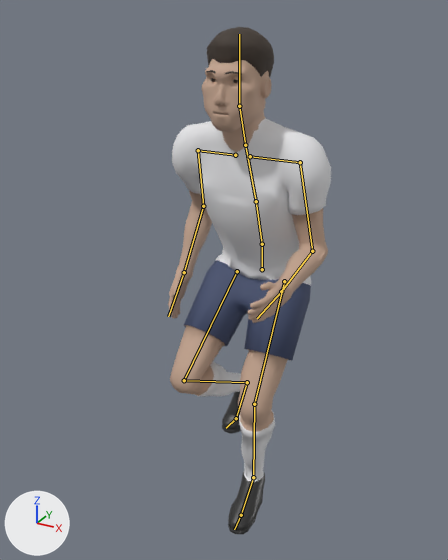
Two versions of the Blender file assets/figure/figure.blend, one commit apart.
One viewpoint serves both versions: a camera (50 mm lens) standing at (0.88, -1.87, 1.769) and looking at (-0.042, -0.195, 0.932). Every picture has the same lights, and +X, +Y and +Z are marked at lower left. The picture after the commit comes second. Both versions are drawn at frame 44 of the action 'cut_R'; the numbers are the values there. The bones that bend it are drawn over the model as lines.

In view in the first picture: 'body', 'eyes', 'hair_short'.
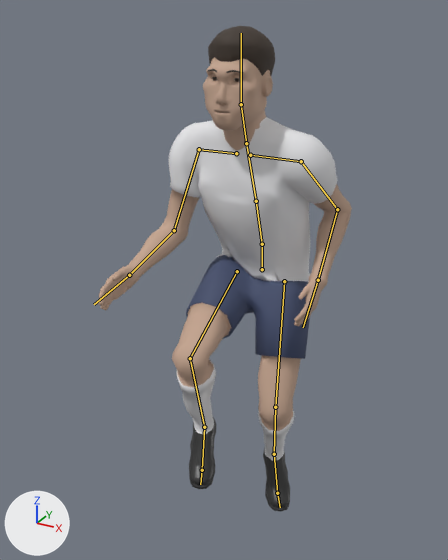
Pixel boxes [x1, y1, x2, y2] of what changed, in the pictures (448 x 560 px):
```json
{"object": "body", "change": "posed", "before": [168, 59, 331, 534], "after": [99, 57, 352, 511], "on screen": "55% wider"}
{"object": "hair_short", "change": "posed", "before": [206, 27, 274, 77], "after": [207, 26, 275, 76]}
{"object": "eyes", "change": "posed", "before": [210, 78, 240, 83], "after": [212, 77, 242, 82]}
{"bone": "upper_arm_L", "before": "(300, 162) to (312, 251)", "after": "(301, 161) to (337, 209)"}
{"bone": "upper_arm_R", "before": "(198, 150) to (203, 206)", "after": "(199, 149) to (174, 230)"}
{"bone": "thigh_L", "before": "(284, 281) to (254, 404)", "after": "(284, 281) to (275, 407)"}
{"bone": "shin_L", "before": "(254, 404) to (253, 477)", "after": "(275, 407) to (274, 454)"}
{"bone": "foot_L", "before": "(253, 477) to (241, 515)", "after": "(274, 454) to (277, 493)"}
{"bone": "toe_L", "before": "(241, 515) to (234, 529)", "after": "(277, 493) to (280, 507)"}
{"bone": "thigh_R", "before": "(237, 271) to (184, 380)", "after": "(237, 271) to (190, 358)"}
{"bone": "shin_R", "before": "(184, 380) to (247, 382)", "after": "(190, 358) to (204, 427)"}
{"bone": "foot_R", "before": "(247, 382) to (236, 418)", "after": "(204, 427) to (202, 470)"}
{"bone": "toe_R", "before": "(236, 418) to (226, 428)", "after": "(202, 470) to (200, 484)"}
```

Scene script edits in JSON lines:
```json
{"block": "bone_spine", "where": "bone_spine = bpy.data.objects['rig'].pose.bones['spine']  # child of 'hips'"}
{"op": "set", "path": "bone_spine.rotation_quaternion", "old": "(0.993, 0.122, 0.0, 0.0)", "new": "(0.994, 0.113, 0.0, 0.0)", "note": "degrees (14, 0, 0) -> degrees (13, 0, 0)"}
{"block": "bone_upper_arm_l", "where": "bone_upper_arm_l = bpy.data.objects['rig'].pose.bones['upper_arm_L']  # child of 'shoulder_L'"}
{"op": "set", "path": "bone_upper_arm_l.rotation_quaternion", "old": "(0.938, 0.161, -0.07, -0.298)", "new": "(0.941, -0.164, 0.103, -0.276)", "note": "degrees (20, -2, -36) -> degrees (-22, 6, -34)"}
{"block": "bone_upper_arm_r", "where": "bone_upper_arm_r = bpy.data.objects['rig'].pose.bones['upper_arm_R']  # child of 'shoulder_R'"}
{"op": "set", "path": "bone_upper_arm_r.rotation_quaternion", "old": "(0.96, -0.041, -0.076, 0.267)", "new": "(0.922, 0.278, 0.107, 0.247)", "note": "degrees (-7, -7, 32) -> degrees (34, 3, 31)"}
{"block": "bone_thigh_l", "where": "bone_thigh_l = bpy.data.objects['rig'].pose.bones['thigh_L']  # child of 'hips'"}
{"op": "set", "path": "bone_thigh_l.rotation_quaternion", "old": "(0.942, -0.323, -0.084, 0.02)", "new": "(0.942, -0.282, -0.182, -0.027)", "note": "degrees (-38, -8, 5) -> degrees (-34, -21, 3)"}
{"block": "bone_shin_l", "where": "bone_shin_l = bpy.data.objects['rig'].pose.bones['shin_L']  # child of 'thigh_L'"}
{"op": "set", "path": "bone_shin_l.rotation_quaternion", "old": "(0.927, 0.374, -0.002, -0.005)", "new": "(0.887, 0.461, -0.003, -0.005)", "note": "degrees (44, 0, -1) -> degrees (55, 0, -1)"}
{"block": "bone_foot_l", "where": "bone_foot_l = bpy.data.objects['rig'].pose.bones['foot_L']  # child of 'shin_L'"}
{"op": "set", "path": "bone_foot_l.rotation_quaternion", "old": "(0.998, -0.049, 0.045, 0.012)", "new": "(0.993, -0.089, -0.048, -0.064)", "note": "degrees (-6, 5, 1) -> degrees (-10, -6, -7)"}
{"block": "bone_toe_l", "where": "bone_toe_l = bpy.data.objects['rig'].pose.bones['toe_L']  # child of 'foot_L'"}
{"op": "set", "path": "bone_toe_l.rotation_quaternion", "old": "(0.998, -0.059, -0.003, 0.0)", "new": "(0.989, -0.151, -0.006, 0.0)", "note": "degrees (-7, 0, 0) -> degrees (-17, -1, 0)"}
{"block": "bone_thigh_r", "where": "bone_thigh_r = bpy.data.objects['rig'].pose.bones['thigh_R']  # child of 'hips'"}
{"op": "set", "path": "bone_thigh_r.rotation_quaternion", "old": "(0.907, -0.414, 0.073, 0.018)", "new": "(0.787, -0.612, -0.074, -0.015)", "note": "degrees (-49, 8, -2) -> degrees (-76, -8, 4)"}
{"block": "bone_shin_r", "where": "bone_shin_r = bpy.data.objects['rig'].pose.bones['shin_R']  # child of 'thigh_R'"}
{"op": "set", "path": "bone_shin_r.rotation_quaternion", "old": "(0.624, 0.781, 0.005, 0.003)", "new": "(0.699, 0.715, 0.004, 0.004)", "note": "degrees (103, 0, 1) -> degrees (91, 0, 1)"}
{"block": "bone_foot_r", "where": "bone_foot_r = bpy.data.objects['rig'].pose.bones['foot_R']  # child of 'shin_R'"}
{"op": "set", "path": "bone_foot_r.rotation_quaternion", "old": "(0.989, -0.144, -0.026, -0.007)", "new": "(0.982, 0.074, -0.101, -0.142)", "note": "degrees (-16, -3, 0) -> degrees (10, -10, -17)"}
{"block": "bone_toe_r", "where": "bone_toe_r = bpy.data.objects['rig'].pose.bones['toe_R']  # child of 'foot_R'"}
{"op": "set", "path": "bone_toe_r.rotation_quaternion", "old": "(0.93, -0.368, 0.016, 0.0)", "new": "(0.962, -0.272, 0.012, 0.0)", "note": "degrees (-43, 2, -1) -> degrees (-32, 1, 0)"}
```
